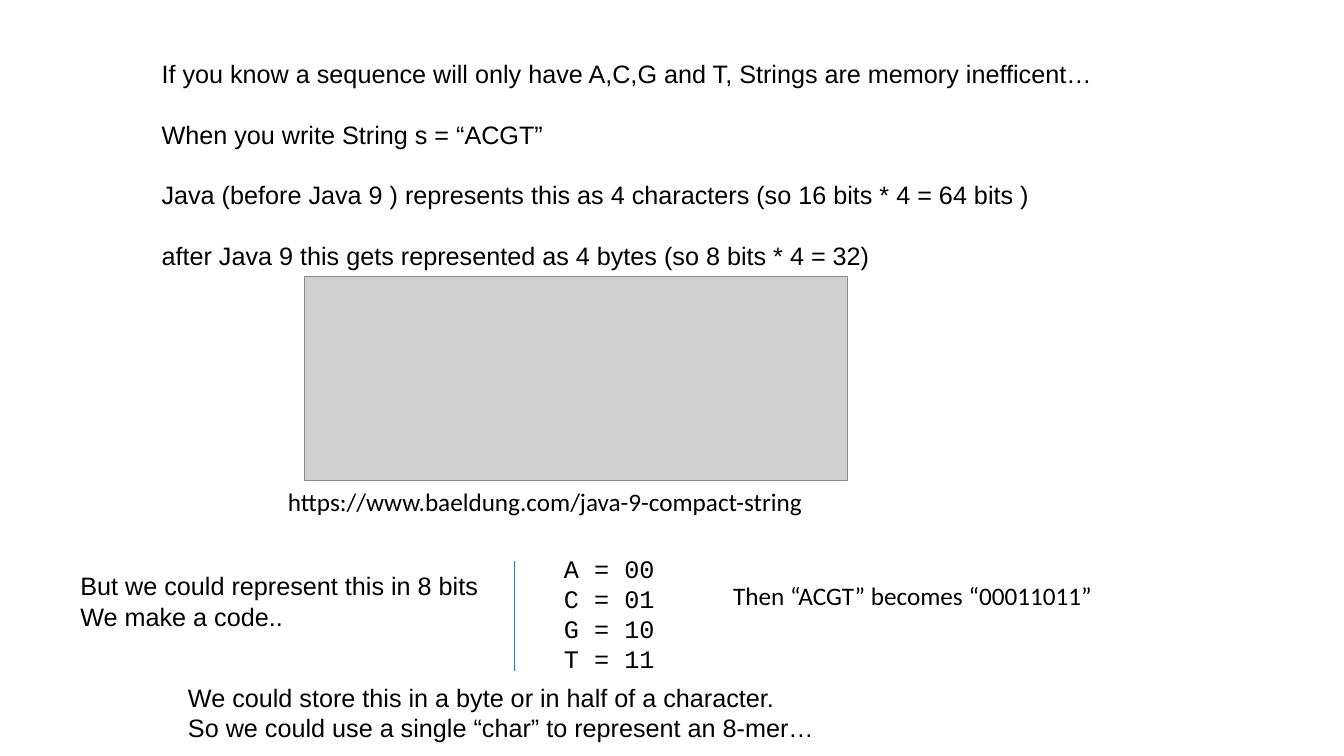
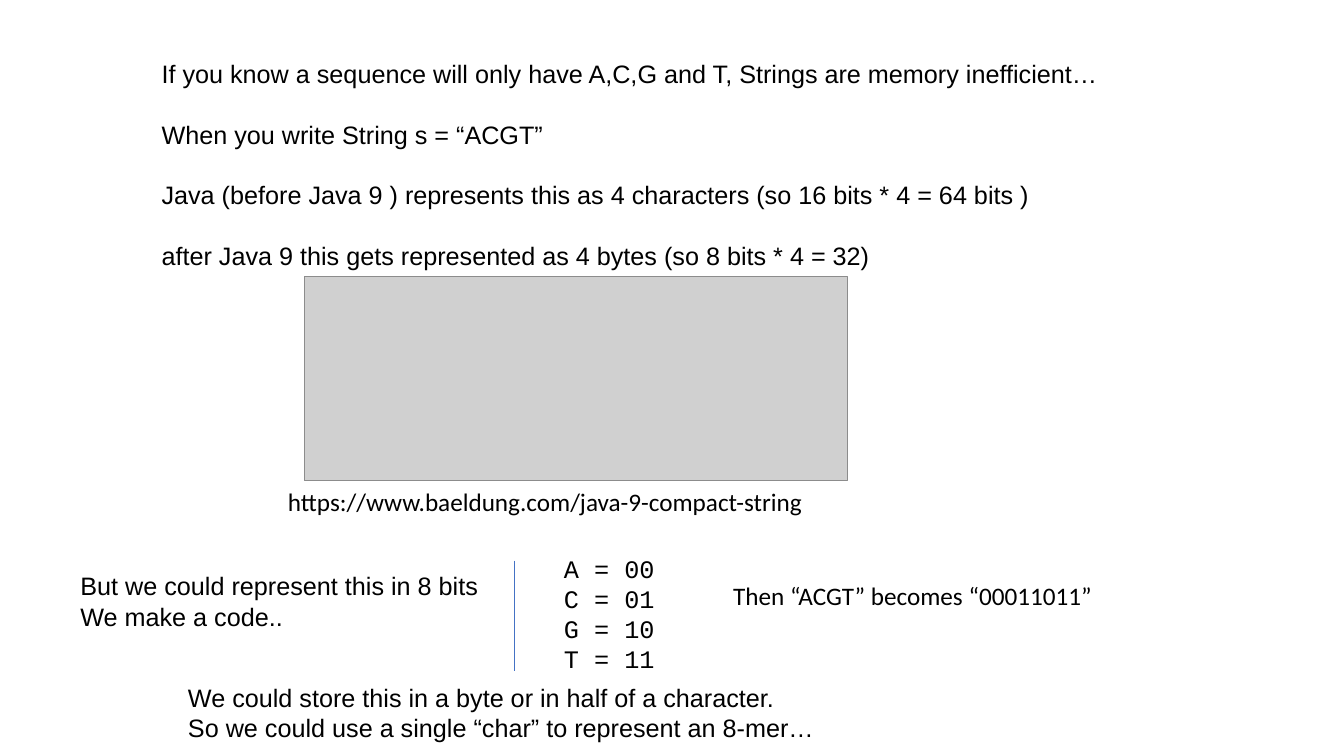
Before and after one commit to fodorclasses/fodorclasses.github.io, a slide deck: slide 1 of classes/prog2020/Interlude1_EfficientDNA.pptx. Drawn at 1344x756 pixels with LibreOffice and Linux fonts; fonts in the diff are those of the drawing; grey boxes stand for pictures. Boxes give left, top, right and bottom in pixels: in the first picture for what was removed or moved away, otherwise in the second. Text is boxed around its words. In the diff, an @@ line names an element or a change of style, - is before the commit and + after.

Commit message:
fix typo

```diff
--- a/classes/prog2020/Interlude1_EfficientDNA.pptx
+++ b/classes/prog2020/Interlude1_EfficientDNA.pptx
@@ text at box(162, 64, 1097, 89): text changed @@
-If you know a sequence will only have A,C,G and T, Strings are memory inefficent…
+If you know a sequence will only have A,C,G and T, Strings are memory inefficient…
```
